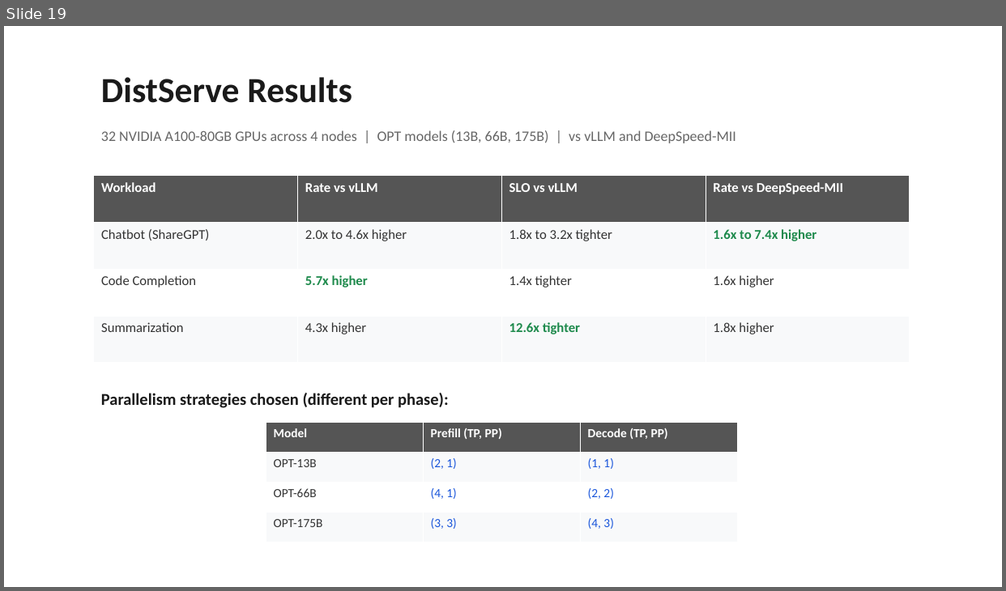
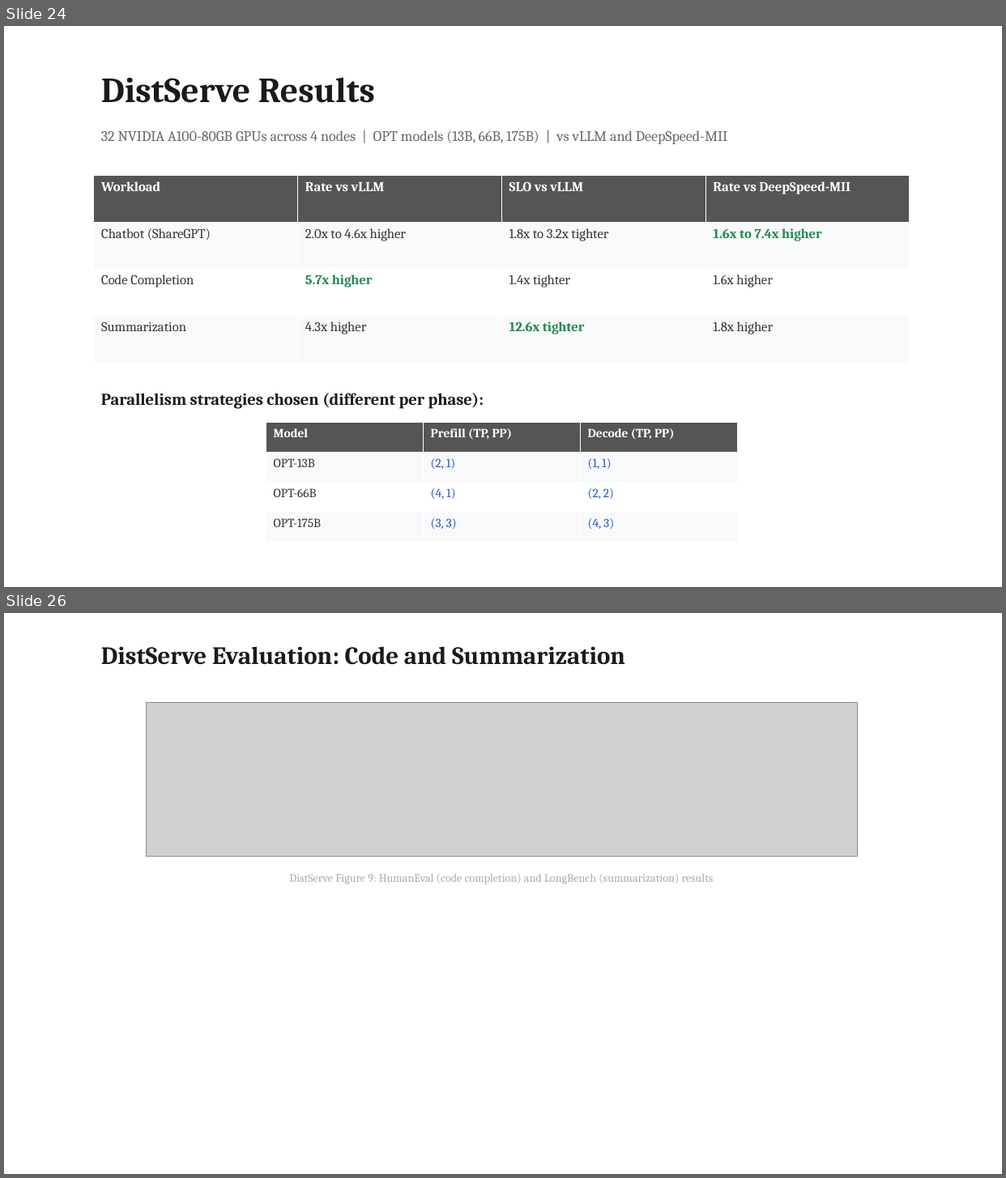
Before and after one commit to beratcelik1/llm-inference-phase-disaggregation, a slide deck: presentation/Phase_Disaggregation_LLM_Inference.pptx. Shown one above the other, each under a label of ours: slide 19 before the commit, slides 24 and 26 after it; the slides between them are not shown. The pictures are 1006x591 and 1006x1178 pixels, drawn with LibreOffice and Linux fonts; fonts in the diff are those of the drawing; grey boxes stand for pictures. Boxes give left, top, right and bottom in pixels: in the first picture for what was removed or moved away, otherwise in the second. Text is boxed around its words. In the diff, an @@ line names an element or a change of style, - is before the commit and + after.

Commit message:
feat: add paper figures to slides, upgrade font, generate PDFs
- Embed 8 key figures from both papers into PPTX (interference,
  traces, architectures, evaluation results, ablation)
- Switch font from Calibri to Palatino Linotype for research look
- Generate PDF versions of both scripts, combined script, and Q&A prep
- 32 slides total (24 content + 8 figure slides)

```diff
--- a/presentation/Phase_Disaggregation_LLM_Inference.pptx
+++ b/presentation/Phase_Disaggregation_LLM_Inference.pptx
@@ slide 26 added at [4, 613, 1002, 1174], background #FFFFFF @@
@@ text added at [101, 646, 625, 665], 24 pt, text #1A1A1A, bold @@
+DistServe Evaluation: Code and Summarization
@@ picture added at [147, 703, 858, 856] @@
@@ text added at [289, 874, 714, 884], 11 pt, text #AAAAAA @@
+DistServe Figure 9: HumanEval (code completion) and LongBench (summarization) results
@@ what was slide 19 is now slide 24 @@
@@ slide 24 changed as well @@
@@ table at [94, 176, 911, 363] @@
@@ font Calibri to Cambria @@
@@ font Calibri to Cambria in 3 elements at [101, 77, 375, 103], [101, 130, 727, 144], [101, 393, 484, 409] @@
@@ table at [266, 423, 738, 543] @@
@@ font Calibri to Cambria @@
```
Also in this commit, not shown: 23 other slides changed, 7 other slides added, 25 other files.
